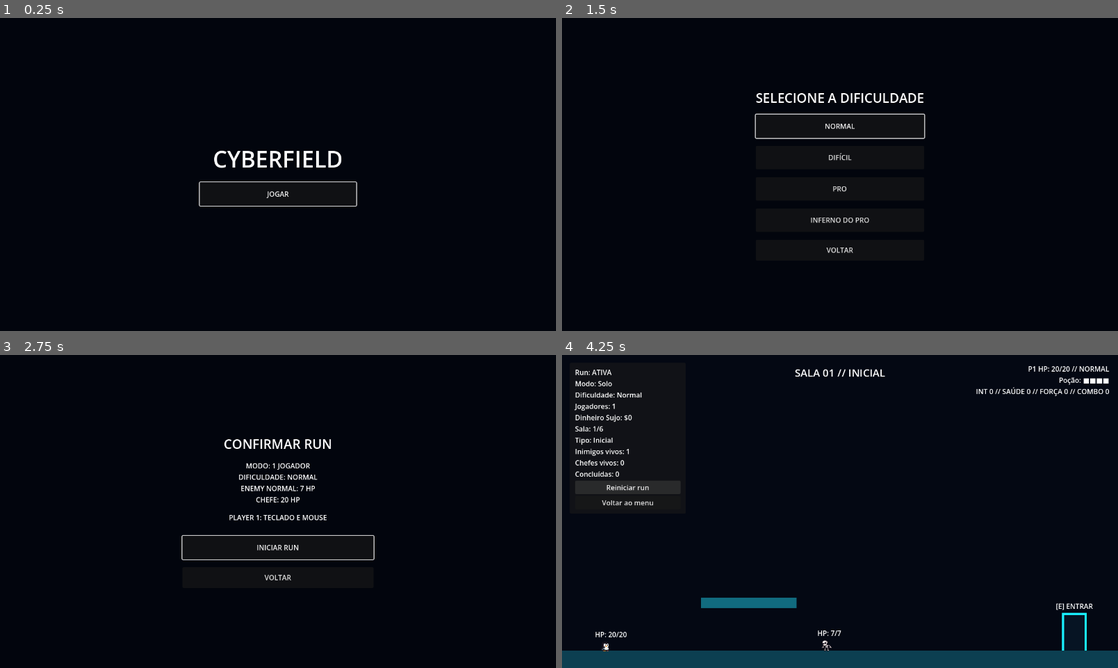
Above: before the commit, frames 1-4 (two rows, left to right).
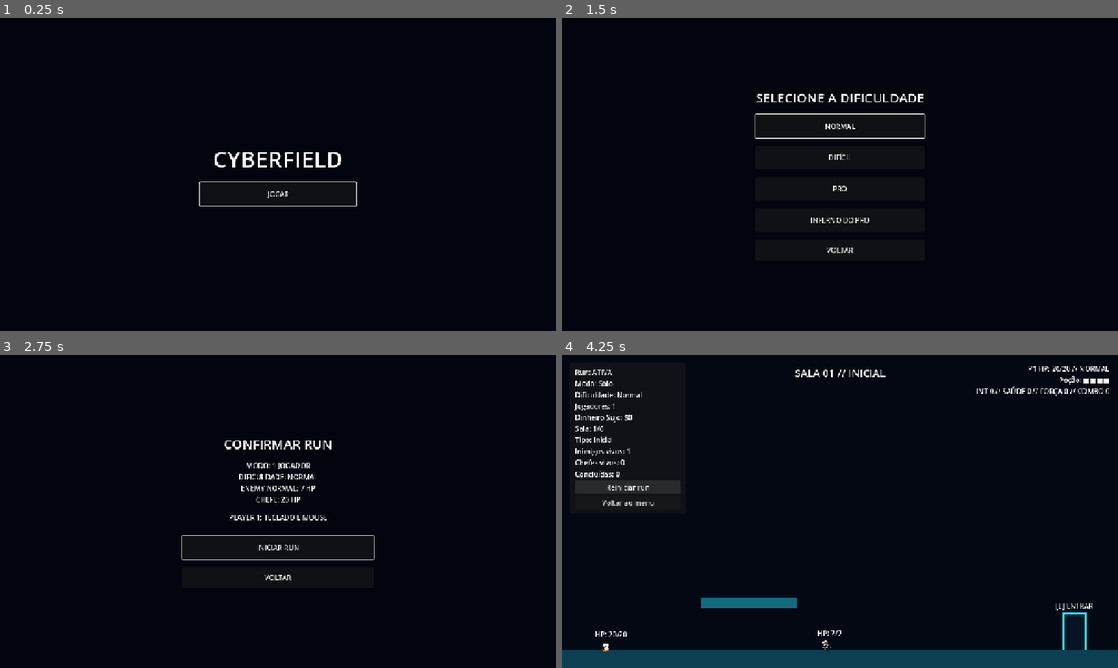
Above: after the commit, the same moments.

Repository: kinho0714/Cyberfield
Game: Godot game, scene res://scene/main.tscn
Two runs of this game, one before a commit and one after it. Both use one fixed random seed, a clock stepped at 60 frames per second and the inputs below.
Inputs:
- Up to frame 1 (0.25 s): no input
- Up to frame 2 (1.5 s): click "JOGAR" at 0.5 s; click "1 JOGADOR" at 1.25 s
- Up to frame 3 (2.75 s): click "NORMAL" at 2 s
- Up to frame 4 (4.25 s): click "INICIAR RUN" at 2.75 s; click "Reiniciar run" at 3.5 s

The runs differ from the first frame. In frame 1, 0.4% of the frame differs, in the area x 35-65%, y 42-61%; in frame 2, 0.8%; in frame 3, 1.1%; in frame 4, 2.2%, in the area x 0-100%, y 3-95%.

Commit message:
Add Android mobile controls and attack responsiveness

Diff:
--- a/entities/player.gd
+++ b/entities/player.gd
@@ -11,6 +11,7 @@
 @export_range(0.1, 5.0, 0.1) var revived_invulnerability := 1.5
 @export var revive_range := 52.0
 @export_range(0.1, 2.0, 0.05) var combo_end_recovery := 0.20
+@export_range(0.05, 0.3, 0.01) var attack_input_buffer_duration := 0.18
 @export_range(0.05, 0.5, 0.01) var dash_cancel_window := 0.18
 @export_range(0.1, 1.0, 0.01) var post_dash_attack_window := 0.30
 @export_range(0.05, 0.5, 0.01) var dash_invulnerability_duration := 0.12
@@ -65,6 +66,7 @@
 var combo_timer = 0.0
 var combo_step = 0
 var combo_end_recovery_timer := 0.0
+var attack_input_buffer_timer := 0.0
 var dash_cancel_timer := 0.0
 var post_dash_combo_timer := 0.0
 var total_combo_hits := 0
@@ -150,6 +152,10 @@
 	)
 	var did_wall_jump := false
 
+	attack_input_buffer_timer = maxf(attack_input_buffer_timer - delta, 0.0)
+	if _attack_just_pressed() and not is_healing and not is_ground_slamming:
+		attack_input_buffer_timer = attack_input_buffer_duration
+
 	# Add gravity.
 	if not is_on_floor():
 		velocity += get_gravity() * delta
@@ -209,6 +215,7 @@
 		if down_tap_timer > 0.0:
 			down_tap_timer = 0.0
 			is_ground_slamming = true
+			attack_input_buffer_timer = 0.0
 		else:
 			down_tap_timer = GROUND_SLAM_DOUBLE_TAP_WINDOW
 
@@ -227,8 +234,9 @@
 			velocity.y = JUMP_VELOCITY
 			jumps_left -= 1
 
-	# Handle attack.
-	if _attack_just_pressed() and not is_attacking and not is_healing and not is_ground_slamming and dash_timer <= 0 and combo_end_recovery_timer <= 0.0:
+	# Consume one buffered press as soon as the existing attack state allows it.
+	if attack_input_buffer_timer > 0.0 and _can_start_attack():
+		attack_input_buffer_timer = 0.0
 		attack()
 
 	# Only control horizontal movement when not being knocked back.
@@ -440,6 +448,7 @@
 	input_enabled = enabled
 
 	if not enabled:
+		attack_input_buffer_timer = 0.0
 		_cancel_heal()
 		_end_dash()
 		dash_invulnerability_timer = 0.0
@@ -475,6 +484,7 @@
 	knockback_timer = 0.0
 	dash_timer = 0.0
 	down_tap_timer = 0.0
+	attack_input_buffer_timer = 0.0
 	_reset_combo()
 	attack_generation += 1
 	wall_climb_time = max_wall_climb_duration
@@ -535,10 +545,22 @@
 	if not Input.is_action_just_pressed(_action(&"attack")):
 		return false
 
-	if input_profile == "p1" and get_viewport().gui_get_hovered_control() != null:
+	# Desktop mouse clicks over UI must stay blocked. On mobile, the held virtual
+	# joystick is a hovered Control and must not discard a separate attack touch.
+	if input_profile == "p1" and not OS.has_feature("mobile") and get_viewport().gui_get_hovered_control() != null:
 		return false
 
 	return true
+
+
+func _can_start_attack() -> bool:
+	return (
+		not is_attacking
+		and not is_healing
+		and not is_ground_slamming
+		and dash_timer <= 0.0
+		and combo_end_recovery_timer <= 0.0
+	)
 
 
 func take_damage(amount: int, knockback_direction: float = 0.0) -> void:
@@ -587,6 +609,7 @@
 	velocity = Vector2.ZERO
 	knockback_timer = 0.0
 	dash_timer = 0.0
+	attack_input_buffer_timer = 0.0
 	_reset_combo()
 	_cancel_heal()
 	_end_dash()
--- a/project.godot
+++ b/project.godot
@@ -10,7 +10,7 @@
 
 [application]
 
-config/name="CyberTest"
+config/name="Cyberfield"
 run/main_scene="uid://b3x4ydn1pkenx"
 config/features=PackedStringArray("4.7", "GL Compatibility")
 config/icon="res://icon.svg"
@@ -21,7 +21,7 @@
 window/size/viewport_height=720
 window/size/mode=2
 window/stretch/mode="canvas_items"
-window/stretch/scale_mode="integer"
+window/stretch/aspect="expand"
 
 [input]
 
@@ -113,3 +113,4 @@
 rendering_device/driver.windows="d3d12"
 renderer/rendering_method="gl_compatibility"
 renderer/rendering_method.mobile="gl_compatibility"
+environment/defaults/default_clear_color=Color(0.01, 0.02, 0.05, 1)
--- /dev/null
+++ b/ui/mobile_action_button.gd
@@ -0,0 +1,47 @@
+extends Node2D
+
+@export var action: StringName
+@export_range(16.0, 96.0, 1.0) var touch_radius: float = 48.0
+
+var active_touch_index: int = -1
+
+
+func _ready() -> void:
+	set_process_input(true)
+
+
+func _input(event: InputEvent) -> void:
+	if event is InputEventScreenTouch:
+		var touch_event: InputEventScreenTouch = event as InputEventScreenTouch
+		if (
+			touch_event.pressed
+			and is_visible_in_tree()
+			and active_touch_index < 0
+			and _contains_touch(touch_event.position)
+		):
+			active_touch_index = touch_event.index
+			Input.action_press(action)
+		elif not touch_event.pressed and touch_event.index == active_touch_index:
+			release_input()
+
+
+func _contains_touch(viewport_position: Vector2) -> bool:
+	var local_position: Vector2 = get_global_transform_with_canvas().affine_inverse() * viewport_position
+	return local_position.length_squared() <= touch_radius * touch_radius
+
+
+func release_input() -> void:
+	active_touch_index = -1
+	if action != &"" and InputMap.has_action(action):
+		Input.action_release(action)
+
+
+func _notification(what: int) -> void:
+	if what == NOTIFICATION_APPLICATION_FOCUS_OUT:
+		release_input()
+	elif what == NOTIFICATION_VISIBILITY_CHANGED and not is_visible_in_tree():
+		release_input()
+
+
+func _exit_tree() -> void:
+	release_input()
--- a/ui/touch_button.svg
+++ b/ui/touch_button.svg
@@ -1,3 +1,3 @@
-<svg xmlns="http://www.w3.org/2000/svg" width="140" height="140" viewBox="0 0 140 140">
-  <circle cx="70" cy="70" r="62" fill="#15243c" fill-opacity="0.58" stroke="#7de7ff" stroke-opacity="0.82" stroke-width="5"/>
+<svg xmlns="http://www.w3.org/2000/svg" width="80" height="80" viewBox="0 0 80 80">
+  <circle cx="40" cy="40" r="35" fill="#15243c" fill-opacity="0.58" stroke="#7de7ff" stroke-opacity="0.82" stroke-width="4"/>
 </svg>
--- /dev/null
+++ b/ui/touch_button_primary.svg
@@ -0,0 +1,3 @@
+<svg xmlns="http://www.w3.org/2000/svg" width="96" height="96" viewBox="0 0 96 96">
+  <circle cx="48" cy="48" r="43" fill="#15243c" fill-opacity="0.62" stroke="#7de7ff" stroke-opacity="0.88" stroke-width="4"/>
+</svg>
--- a/ui/touch_controls.gd
+++ b/ui/touch_controls.gd
@@ -1,18 +1,48 @@
 extends CanvasLayer
 
 @onready var run_manager: Node = get_parent().get_node("RunManager")
+@onready var safe_area: Control = $SafeArea
+@onready var joystick: Control = $SafeArea/LeftCluster/VirtualJoystick
 
 
 func _ready() -> void:
 	# Keep this development overlay out of desktop builds that have no touch input.
 	visible = false
 	run_manager.state_changed.connect(_refresh_visibility)
+	get_viewport().size_changed.connect(_apply_safe_area)
+	_apply_safe_area()
 	_refresh_visibility()
 
 
 func _refresh_visibility() -> void:
-	visible = _touchscreen_is_available() and run_manager.run_active
+	var should_be_visible: bool = _touchscreen_is_available() and bool(run_manager.get("run_active"))
+	if visible and not should_be_visible and joystick.has_method("release_input"):
+		joystick.release_input()
+	visible = should_be_visible
 
 
 func _touchscreen_is_available() -> bool:
 	return OS.has_feature("mobile") or DisplayServer.is_touchscreen_available()
+
+
+func _apply_safe_area() -> void:
+	var viewport_size := get_viewport().get_visible_rect().size
+	if viewport_size.x <= 0.0 or viewport_size.y <= 0.0:
+		return
+
+	var safe_position := Vector2.ZERO
+	var safe_end := viewport_size
+	if OS.has_feature("mobile"):
+		var display_size := Vector2(DisplayServer.screen_get_size())
+		var display_safe_area := DisplayServer.get_display_safe_area()
+		if display_size.x > 0.0 and display_size.y > 0.0 and display_safe_area.size.x > 0 and display_safe_area.size.y > 0:
+			var display_to_viewport := viewport_size / display_size
+			safe_position = Vector2(display_safe_area.position) * display_to_viewport
+			safe_end = Vector2(display_safe_area.end) * display_to_viewport
+
+	# SafeArea uses full-rect anchors. These offsets inset its edges from notches,
+	# rounded corners and system bars while keeping all children anchor-based.
+	safe_area.offset_left = clampf(safe_position.x, 0.0, viewport_size.x)
+	safe_area.offset_top = clampf(safe_position.y, 0.0, viewport_size.y)
+	safe_area.offset_right = clampf(safe_end.x, 0.0, viewport_size.x) - viewport_size.x
+	safe_area.offset_bottom = clampf(safe_end.y, 0.0, viewport_size.y) - viewport_size.y
--- a/ui/touch_controls.tscn
+++ b/ui/touch_controls.tscn
@@ -1,130 +1,149 @@
-[gd_scene load_steps=4 format=3]
+[gd_scene load_steps=6 format=3]
 
 [ext_resource type="Script" path="res://ui/touch_controls.gd" id="1_script"]
 [ext_resource type="Texture2D" path="res://ui/touch_button.svg" id="2_button"]
-
-[sub_resource type="CircleShape2D" id="CircleShape2D_button"]
-radius = 62.0
+[ext_resource type="Script" path="res://ui/virtual_joystick.gd" id="3_joystick"]
+[ext_resource type="Texture2D" path="res://ui/touch_button_primary.svg" id="4_primary"]
+[ext_resource type="Script" path="res://ui/mobile_action_button.gd" id="5_action_button"]
 
 [node name="TouchControls" type="CanvasLayer"]
 layer = 40
 script = ExtResource("1_script")
 
-[node name="MoveLeft" type="TouchScreenButton" parent="."]
-position = Vector2(105, 605)
-texture_normal = ExtResource("2_button")
-shape = SubResource("CircleShape2D_button")
-action = "left"
+[node name="SafeArea" type="Control" parent="."]
+layout_mode = 3
+anchors_preset = 15
+anchor_right = 1.0
+anchor_bottom = 1.0
+grow_horizontal = 2
+grow_vertical = 2
+mouse_filter = 2
 
-[node name="Label" type="Label" parent="MoveLeft"]
-offset_left = -70.0
-offset_top = -70.0
-offset_right = 70.0
-offset_bottom = 70.0
+[node name="LeftCluster" type="Control" parent="SafeArea"]
+layout_mode = 1
+anchor_top = 1.0
+anchor_bottom = 1.0
+offset_left = 20.0
+offset_top = -202.0
+offset_right = 220.0
+offset_bottom = -2.0
+grow_vertical = 0
 mouse_filter = 2
-text = "<"
-horizontal_alignment = 1
-vertical_alignment = 1
-theme_override_font_sizes/font_size = 44
 
-[node name="MoveRight" type="TouchScreenButton" parent="."]
-position = Vector2(255, 605)
-texture_normal = ExtResource("2_button")
-shape = SubResource("CircleShape2D_button")
-action = "right"
+[node name="VirtualJoystick" type="Control" parent="SafeArea/LeftCluster"]
+layout_mode = 0
+offset_right = 200.0
+offset_bottom = 200.0
+mouse_filter = 2
+script = ExtResource("3_joystick")
 
-[node name="Label" type="Label" parent="MoveRight"]
-offset_left = -70.0
-offset_top = -70.0
-offset_right = 70.0
-offset_bottom = 70.0
+[node name="RightCluster" type="Control" parent="SafeArea"]
+layout_mode = 1
+anchor_left = 1.0
+anchor_top = 1.0
+anchor_right = 1.0
+anchor_bottom = 1.0
+offset_left = -424.0
+offset_top = -326.0
+offset_right = -24.0
+offset_bottom = -36.0
+grow_horizontal = 0
+grow_vertical = 0
 mouse_filter = 2
-text = ">"
-horizontal_alignment = 1
-vertical_alignment = 1
-theme_override_font_sizes/font_size = 44
 
-[node name="Dash" type="TouchScreenButton" parent="."]
-position = Vector2(880, 610)
-texture_normal = ExtResource("2_button")
-shape = SubResource("CircleShape2D_button")
+[node name="Dash" type="Node2D" parent="SafeArea/RightCluster"]
+position = Vector2(60, 215)
+script = ExtResource("5_action_button")
 action = "dash"
 
-[node name="Label" type="Label" parent="Dash"]
-offset_left = -70.0
-offset_top = -70.0
-offset_right = 70.0
-offset_bottom = 70.0
+[node name="Visual" type="Sprite2D" parent="SafeArea/RightCluster/Dash"]
+texture = ExtResource("2_button")
+
+[node name="Label" type="Label" parent="SafeArea/RightCluster/Dash"]
+offset_left = -48.0
+offset_top = -48.0
+offset_right = 48.0
+offset_bottom = 48.0
 mouse_filter = 2
 text = "DASH"
 horizontal_alignment = 1
 vertical_alignment = 1
-theme_override_font_sizes/font_size = 20
+theme_override_font_sizes/font_size = 16
 
-[node name="Jump" type="TouchScreenButton" parent="."]
-position = Vector2(1030, 610)
-texture_normal = ExtResource("2_button")
-shape = SubResource("CircleShape2D_button")
+[node name="Jump" type="Node2D" parent="SafeArea/RightCluster"]
+position = Vector2(185, 215)
+script = ExtResource("5_action_button")
 action = "jump"
+touch_radius = 54.0
 
-[node name="Label" type="Label" parent="Jump"]
-offset_left = -70.0
-offset_top = -70.0
-offset_right = 70.0
-offset_bottom = 70.0
+[node name="Visual" type="Sprite2D" parent="SafeArea/RightCluster/Jump"]
+texture = ExtResource("4_primary")
+
+[node name="Label" type="Label" parent="SafeArea/RightCluster/Jump"]
+offset_left = -54.0
+offset_top = -54.0
+offset_right = 54.0
+offset_bottom = 54.0
 mouse_filter = 2
 text = "PULO"
 horizontal_alignment = 1
 vertical_alignment = 1
-theme_override_font_sizes/font_size = 20
+theme_override_font_sizes/font_size = 18
 
-[node name="Attack" type="TouchScreenButton" parent="."]
-position = Vector2(1180, 570)
-texture_normal = ExtResource("2_button")
-shape = SubResource("CircleShape2D_button")
+[node name="Attack" type="Node2D" parent="SafeArea/RightCluster"]
+position = Vector2(325, 195)
+script = ExtResource("5_action_button")
 action = "attack"
+touch_radius = 54.0
 
-[node name="Label" type="Label" parent="Attack"]
-offset_left = -70.0
-offset_top = -70.0
-offset_right = 70.0
-offset_bottom = 70.0
+[node name="Visual" type="Sprite2D" parent="SafeArea/RightCluster/Attack"]
+texture = ExtResource("4_primary")
+
+[node name="Label" type="Label" parent="SafeArea/RightCluster/Attack"]
+offset_left = -54.0
+offset_top = -54.0
+offset_right = 54.0
+offset_bottom = 54.0
 mouse_filter = 2
 text = "ATAQUE"
 horizontal_alignment = 1
 vertical_alignment = 1
-theme_override_font_sizes/font_size = 18
+theme_override_font_sizes/font_size = 16
 
-[node name="Interact" type="TouchScreenButton" parent="."]
-position = Vector2(1170, 405)
-texture_normal = ExtResource("2_button")
-shape = SubResource("CircleShape2D_button")
+[node name="Interact" type="Node2D" parent="SafeArea/RightCluster"]
+position = Vector2(315, 75)
+script = ExtResource("5_action_button")
 action = "interact"
 
-[node name="Label" type="Label" parent="Interact"]
-offset_left = -70.0
-offset_top = -70.0
-offset_right = 70.0
-offset_bottom = 70.0
+[node name="Visual" type="Sprite2D" parent="SafeArea/RightCluster/Interact"]
+texture = ExtResource("2_button")
+
+[node name="Label" type="Label" parent="SafeArea/RightCluster/Interact"]
+offset_left = -48.0
+offset_top = -48.0
+offset_right = 48.0
+offset_bottom = 48.0
 mouse_filter = 2
 text = "USAR"
 horizontal_alignment = 1
 vertical_alignment = 1
-theme_override_font_sizes/font_size = 20
+theme_override_font_sizes/font_size = 16
 
-[node name="Heal" type="TouchScreenButton" parent="."]
-position = Vector2(1015, 435)
-texture_normal = ExtResource("2_button")
-shape = SubResource("CircleShape2D_button")
+[node name="Heal" type="Node2D" parent="SafeArea/RightCluster"]
+position = Vector2(185, 75)
+script = ExtResource("5_action_button")
 action = "heal"
 
-[node name="Label" type="Label" parent="Heal"]
-offset_left = -70.0
-offset_top = -70.0
-offset_right = 70.0
-offset_bottom = 70.0
+[node name="Visual" type="Sprite2D" parent="SafeArea/RightCluster/Heal"]
+texture = ExtResource("2_button")
+
+[node name="Label" type="Label" parent="SafeArea/RightCluster/Heal"]
+offset_left = -48.0
+offset_top = -48.0
+offset_right = 48.0
+offset_bottom = 48.0
 mouse_filter = 2
 text = "CURA"
 horizontal_alignment = 1
 vertical_alignment = 1
-theme_override_font_sizes/font_size = 20
+theme_override_font_sizes/font_size = 16
--- /dev/null
+++ b/ui/virtual_joystick.gd
@@ -0,0 +1,121 @@
+extends Control
+
+@export var left_action: StringName = &"left"
+@export var right_action: StringName = &"right"
+@export var down_action: StringName = &"down"
+@export_range(0.0, 0.9, 0.01) var deadzone := 0.18
+@export_range(0.5, 0.95, 0.01) var down_threshold := 0.72
+@export_range(0.3, 0.9, 0.01) var down_release_threshold := 0.55
+@export_range(16.0, 96.0, 1.0) var maximum_distance := 52.0
+@export_range(16.0, 96.0, 1.0) var base_visual_radius := 56.0
+@export_range(8.0, 64.0, 1.0) var knob_visual_radius := 24.0
+
+var active_touch_index := -1
+var knob_offset := Vector2.ZERO
+var horizontal_strength := 0.0
+var down_requested := false
+var down_sequence_generation := 0
+
+
+func _ready() -> void:
+	mouse_filter = Control.MOUSE_FILTER_STOP
+	queue_redraw()
+
+
+func _gui_input(event: InputEvent) -> void:
+	if event is InputEventScreenTouch:
+		if event.pressed and active_touch_index < 0:
+			active_touch_index = event.index
+			_update_from_local_position(event.position)
+			accept_event()
+		elif not event.pressed and event.index == active_touch_index:
+			release_input()
+			accept_event()
+	elif event is InputEventScreenDrag and event.index == active_touch_index:
+		_update_from_local_position(event.position)
+		accept_event()
+
+
+func _draw() -> void:
+	var center := size * 0.5
+	draw_circle(center, base_visual_radius, Color(0.055, 0.105, 0.18, 0.48))
+	draw_arc(center, base_visual_radius, 0.0, TAU, 64, Color(0.49, 0.91, 1.0, 0.72), 3.0, true)
+	draw_circle(center + knob_offset, knob_visual_radius, Color(0.18, 0.48, 0.62, 0.82))
+	draw_arc(center + knob_offset, knob_visual_radius, 0.0, TAU, 48, Color(0.65, 0.96, 1.0, 0.9), 3.0, true)
+
+
+func _update_from_local_position(local_position: Vector2) -> void:
+	var displacement := local_position - size * 0.5
+	knob_offset = displacement.limit_length(maximum_distance)
+	_set_horizontal_strength(knob_offset.x / maximum_distance)
+	_set_vertical_strength(knob_offset.y / maximum_distance)
+	queue_redraw()
+
+
+func _set_horizontal_strength(raw_strength: float) -> void:
+	var clamped_strength := clampf(raw_strength, -1.0, 1.0)
+	var magnitude := absf(clamped_strength)
+	if magnitude <= deadzone:
+		horizontal_strength = 0.0
+		Input.action_release(left_action)
+		Input.action_release(right_action)
+		return
+
+	horizontal_strength = signf(clamped_strength) * ((magnitude - deadzone) / (1.0 - deadzone))
+	if horizontal_strength < 0.0:
+		Input.action_release(right_action)
+		Input.action_press(left_action, -horizontal_strength)
+	else:
+		Input.action_release(left_action)
+		Input.action_press(right_action, horizontal_strength)
+
+
+func _set_vertical_strength(raw_strength: float) -> void:
+	if raw_strength >= down_threshold and not down_requested:
+		down_requested = true
+		down_sequence_generation += 1
+		_pulse_down_action(down_sequence_generation)
+	elif raw_strength <= down_release_threshold and down_requested:
+		_release_down_action()
+
+
+func _pulse_down_action(generation: int) -> void:
+	Input.action_press(down_action)
+	await get_tree().physics_frame
+	if generation != down_sequence_generation or not down_requested:
+		return
+	await get_tree().physics_frame
+	if generation != down_sequence_generation or not down_requested:
+		return
+
+	Input.action_release(down_action)
+	await get_tree().physics_frame
+	if generation != down_sequence_generation or not down_requested:
+		return
+
+	Input.action_press(down_action)
+
+
+func _release_down_action() -> void:
+	down_requested = false
+	down_sequence_generation += 1
+	Input.action_release(down_action)
+
+
+func release_input() -> void:
+	active_touch_index = -1
+	knob_offset = Vector2.ZERO
+	horizontal_strength = 0.0
+	Input.action_release(left_action)
+	Input.action_release(right_action)
+	_release_down_action()
+	queue_redraw()
+
+
+func _notification(what: int) -> void:
+	if what == NOTIFICATION_APPLICATION_FOCUS_OUT:
+		release_input()
+
+
+func _exit_tree() -> void:
+	release_input()
Not shown, added: export_presets.cfg
